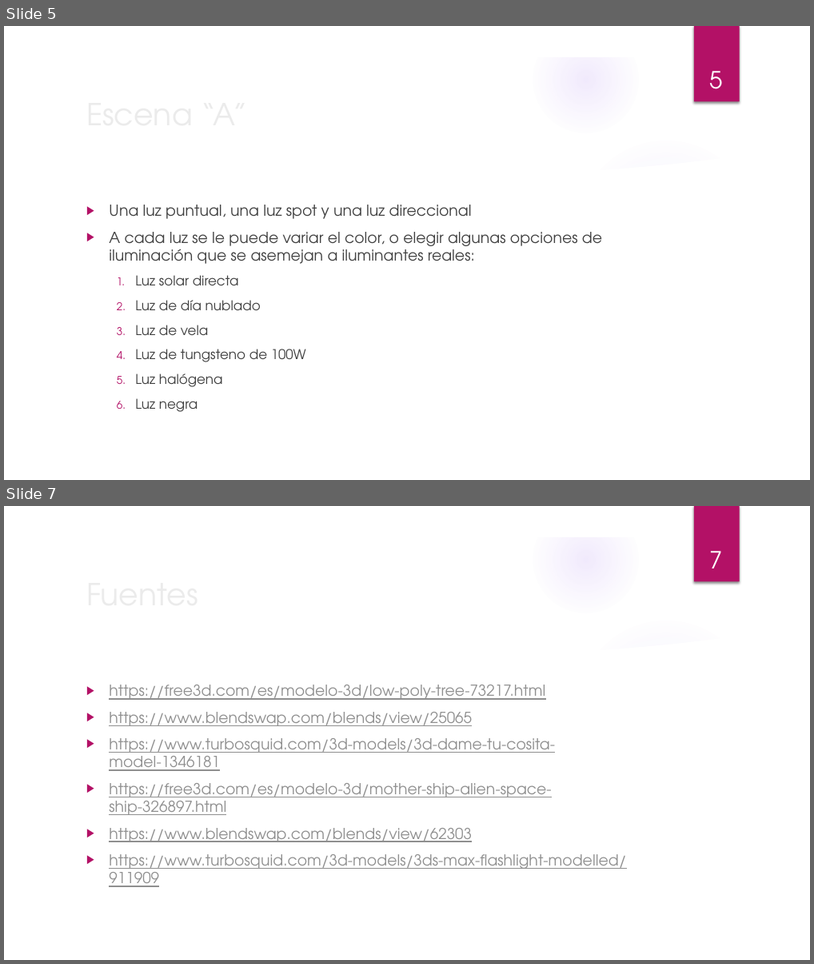
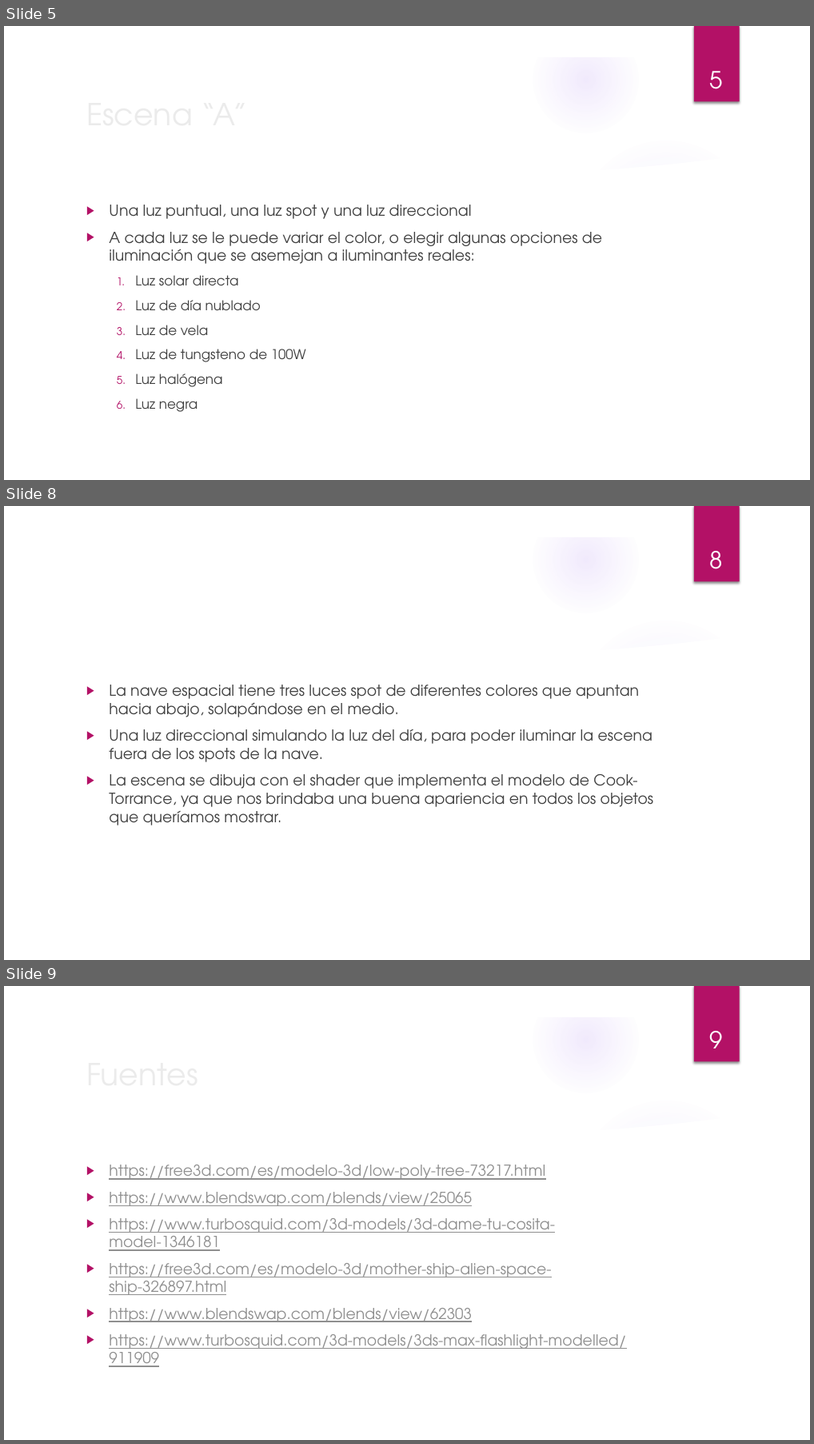
Before and after one commit to nlandau91/CG2019, a slide deck: Proyecto2/Presentacion Proyecto 2.pptx. Shown one above the other, each under a label of ours: slides 5 and 7 before the commit, slides 5, 8 and 9 after it; the slides between them are not shown. The pictures are 814x964 and 814x1444 pixels, drawn with LibreOffice and Linux fonts; fonts in the diff are those of the drawing; background and template pictures are left out. Boxes give left, top, right and bottom in pixels: in the first picture for what was removed or moved away, otherwise in the second. Text is boxed around its words. In the diff, an @@ line names an element or a change of style, - is before the commit and + after.

```diff
--- a/Proyecto2/Presentacion Proyecto 2.pptx
+++ b/Proyecto2/Presentacion Proyecto 2.pptx
@@ slide 8 added at <box>4,506,810,960</box>, background picture (left out); not listed: 9 template elements that a slide beside it also shows @@
@@ page number added at <box>710,551,722,569</box>, 28 pt, text #FFFFFF @@
+8
@@ text added at <box>109,684,654,825</box>, 18 pt, text #404040 @@
+▶ La nave espacial tiene tres luces spot de diferentes colores que apuntan hacia abajo, solapándose en el medio.
+▶ Una luz direccional simulando la luz del día, para poder iluminar la escena fuera de los spots de la nave.
+▶ La escena se dibuja con el shader que implementa el modelo de Cook-Torrance, ya que nos brindaba una buena apariencia en todos los objetos que queríamos mostrar.
@@ what was slide 7 is now slide 9 @@
@@ page number at <box>710,1031,722,1048</box>: text changed @@
-7
+9
```
Also in this commit, not shown: 1 slide changed, 1 other slide added, 1 other file.
